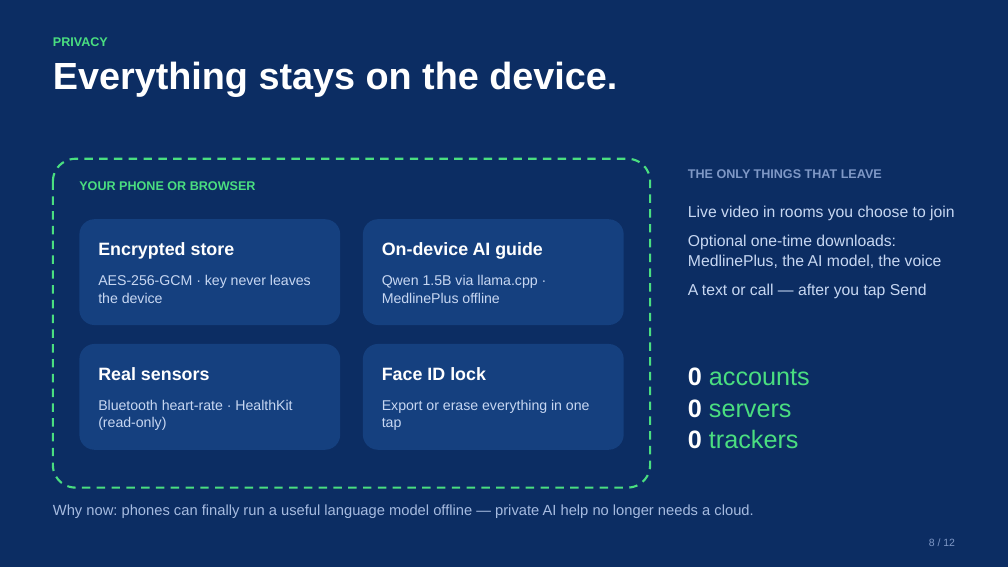
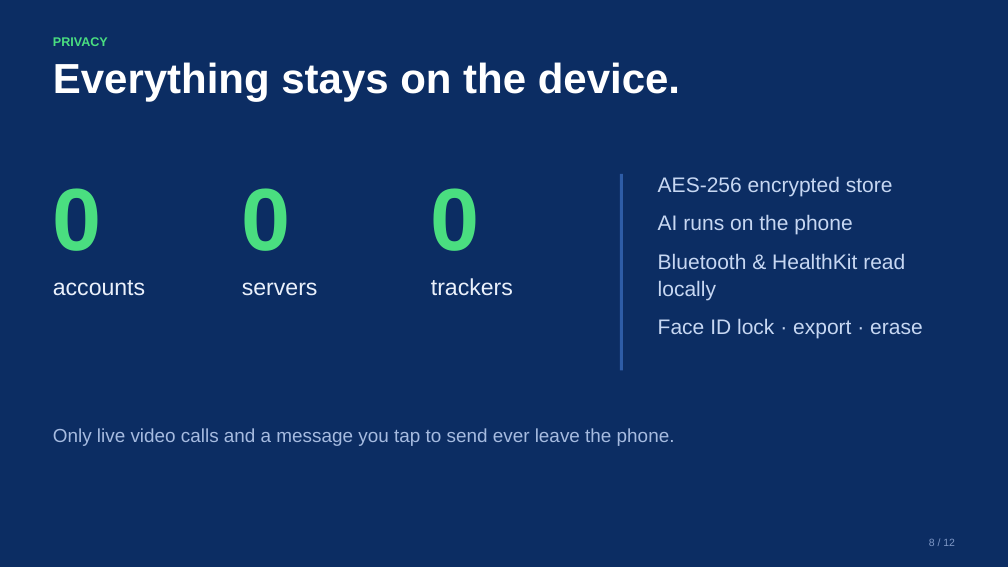
Before and after one commit to engineer2025-sudo/Care, a slide deck: slide 8 of pitch/CareSphere_Congressional_App_Challenge_Deck.pptx. Drawn at 1008x567 pixels with LibreOffice and Linux fonts; fonts in the diff are those of the drawing. Boxes give left, top, right and bottom in pixels: in the first picture for what was removed or moved away, otherwise in the second. Text is boxed around its words. In the diff, an @@ line names an element or a change of style, - is before the commit and + after.

```diff
--- a/pitch/CareSphere_Congressional_App_Challenge_Deck.pptx
+++ b/pitch/CareSphere_Congressional_App_Challenge_Deck.pptx
@@ text "Everything stays on the device." at box(53, 62, 680, 101): size 36 to 40 pt; line spacing 40.3pt to 44.8pt @@
@@ rounded rectangle removed at box(53, 159, 650, 488) @@
@@ rectangle added at box(620, 174, 623, 371), fill #2E5CA6 @@
@@ text added at box(658, 176, 923, 339), 20 pt, text #C7D7F2 @@
+AES-256 encrypted store
+AI runs on the phone
+Bluetooth & HealthKit read locally
+Face ID lock · export · erase
@@ text removed at box(688, 169, 882, 178) @@
-THE ONLY THINGS THAT LEAVE
@@ text added at box(53, 188, 102, 251), 84 pt, text #4ADE80, bold @@
+0
@@ text removed at box(79, 181, 256, 190) @@
-YOUR PHONE OR BROWSER
@@ text added at box(242, 188, 291, 251), 84 pt, text #4ADE80, bold @@
+0
@@ text added at box(431, 188, 480, 251), 84 pt, text #4ADE80, bold @@
+0
@@ text removed at box(688, 205, 954, 299) @@
-Live video in rooms you choose to join
-Optional one-time downloads: MedlinePlus, the AI model, the voice
-A text or call — after you tap Send
@@ rounded rectangle removed at box(79, 219, 340, 325) @@
@@ rounded rectangle removed at box(363, 219, 624, 325) @@
@@ text removed at box(98, 242, 235, 259) @@
-Encrypted store
@@ text removed at box(382, 242, 543, 259) @@
-On-device AI guide
@@ text added at box(53, 280, 145, 296), 22 pt, text #EAF0FB @@
+accounts
@@ text removed at box(98, 274, 311, 303) @@
-AES-256-GCM · key never leaves the device
@@ text added at box(242, 282, 318, 296), 22 pt, text #EAF0FB @@
+servers
@@ text removed at box(382, 275, 537, 303) @@
-Qwen 1.5B via llama.cpp · MedlinePlus offline
@@ text added at box(431, 278, 513, 296), 22 pt, text #EAF0FB @@
+trackers
@@ rounded rectangle removed at box(79, 344, 340, 450) @@
@@ rounded rectangle removed at box(363, 344, 624, 450) @@
@@ text removed at box(98, 367, 210, 380) @@
-Real sensors
@@ text removed at box(382, 367, 486, 380) @@
-Face ID lock
@@ text removed at box(688, 367, 810, 449) @@
-0 accounts
-0 servers
-0 trackers
@@ text removed at box(98, 399, 292, 430) @@
-Bluetooth heart-rate · HealthKit (read-only)
@@ text removed at box(382, 399, 590, 430) @@
-Export or erase everything in one tap
@@ text added at box(53, 428, 675, 446), 18 pt, text #A6BBE0 @@
+Only live video calls and a message you tap to send ever leave the phone.
@@ text removed at box(53, 504, 753, 518) @@
-Why now: phones can finally run a useful language model offline — private AI help no longer needs a cloud.
```
Also in this commit, not shown: 11 other slides changed, 17 other files.
